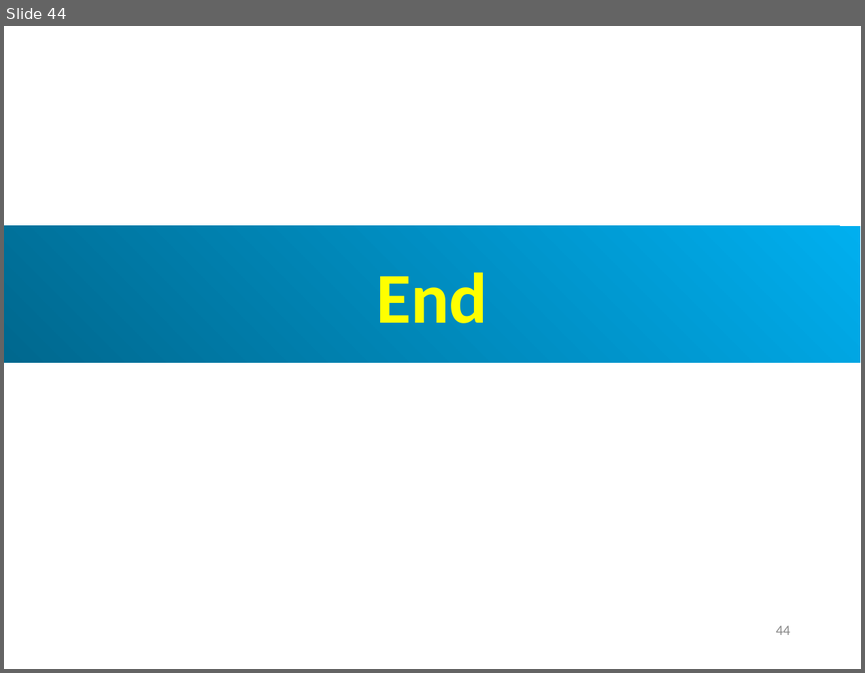
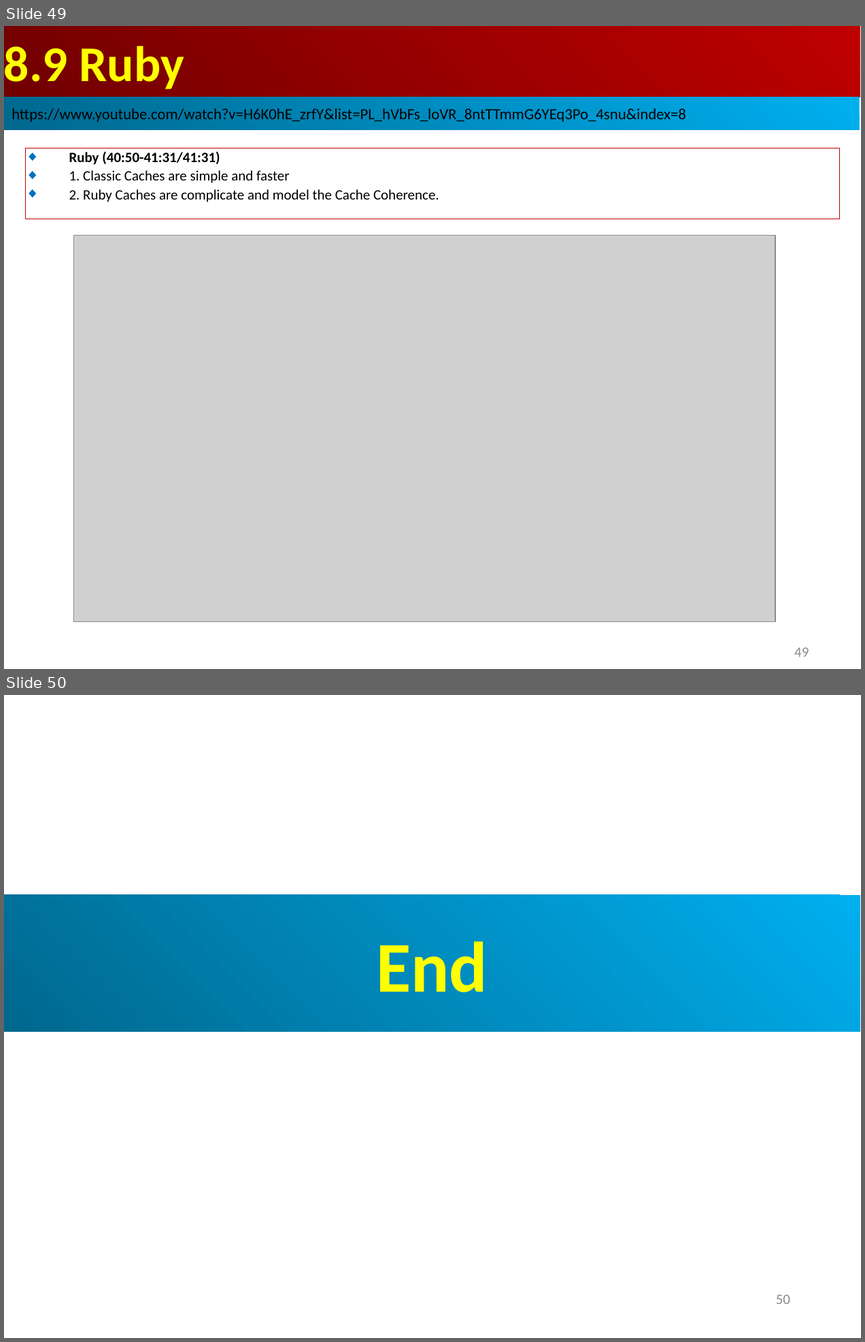
Before and after one commit to peterhchen/AIU_CS850_Gem5_McPAT, a slide deck: 050_Gem5/008.CacheMod/000_Video/008.CacheMod.ppt. Shown one above the other, each under a label of ours: slide 44 before the commit, slides 49 and 50 after it. The pictures are 865x673 and 865x1342 pixels, drawn with LibreOffice and Linux fonts; fonts in the diff are those of the drawing; grey boxes stand for pictures. Boxes give left, top, right and bottom in pixels: in the first picture for what was removed or moved away, otherwise in the second. Text is boxed around its words. In the diff, an @@ line names an element or a change of style, - is before the commit and + after.

```diff
--- a/050_Gem5/008.CacheMod/000_Video/008.CacheMod.ppt
+++ b/050_Gem5/008.CacheMod/000_Video/008.CacheMod.ppt
@@ slide 49 added at [4, 26, 861, 669], background #FFFFFF @@
@@ rectangle added at [4, 26, 860, 97], fill gradient #BF0000 to #710000, 42 pt, text #FFFF00, bold @@
+8.9 Ruby
@@ rectangle added at [4, 97, 859, 131], fill gradient #00AFEF to #00688E, 13 pt, text #000000 @@
+https://www.youtube.com/watch?v=H6K0hE_zrfY&list=PL_hVbFs_loVR_8ntTTmmG6YEq3Po_4snu&index=8
@@ rectangle added at [26, 148, 839, 219], outline #C00000 0.74 pt, 12 pt, text #000000 @@
+◆ Ruby (40:50-41:31/41:31)
+◆ 1. Classic Caches are simple and faster
+◆ 2. Ruby Caches are complicate and model the Cache Coherence.
@@ picture added at [73, 235, 775, 622] @@
@@ page number added at [794, 647, 808, 656], 12 pt, text #8B8B8B @@
+49
@@ what was slide 44 is now slide 50 @@
@@ page number at [776, 1294, 790, 1304]: text changed @@
-44
+50
```
Also in this commit, not shown: 5 slides changed, 5 other slides added.
